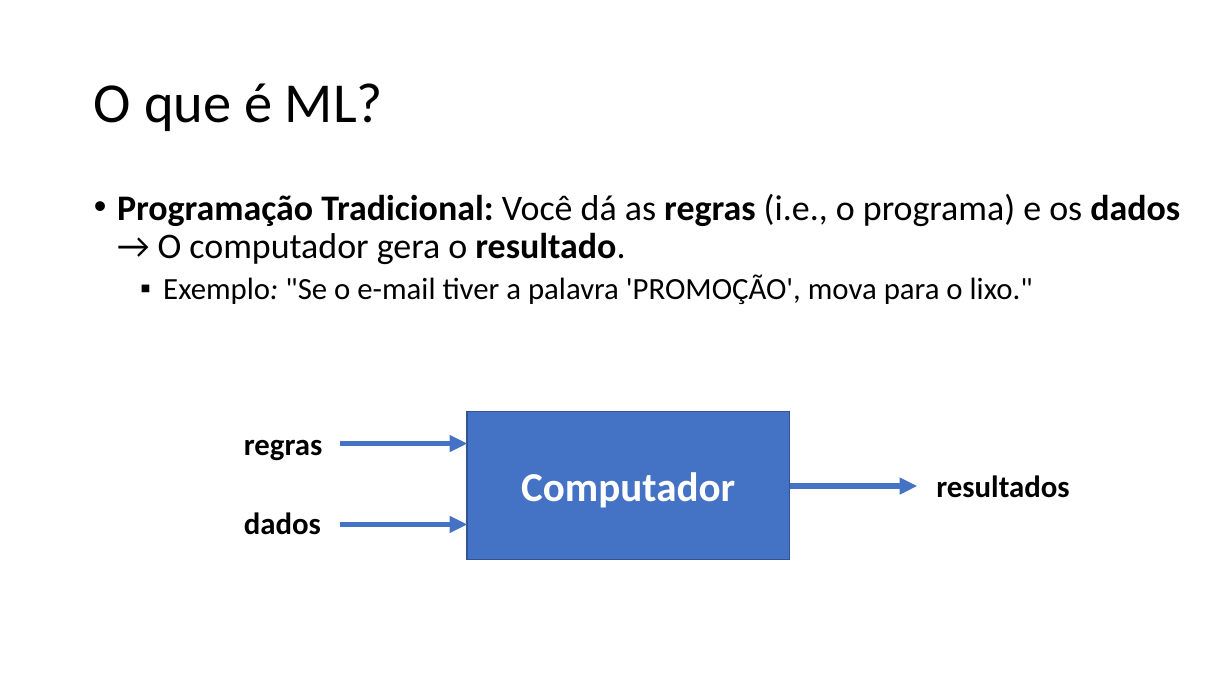
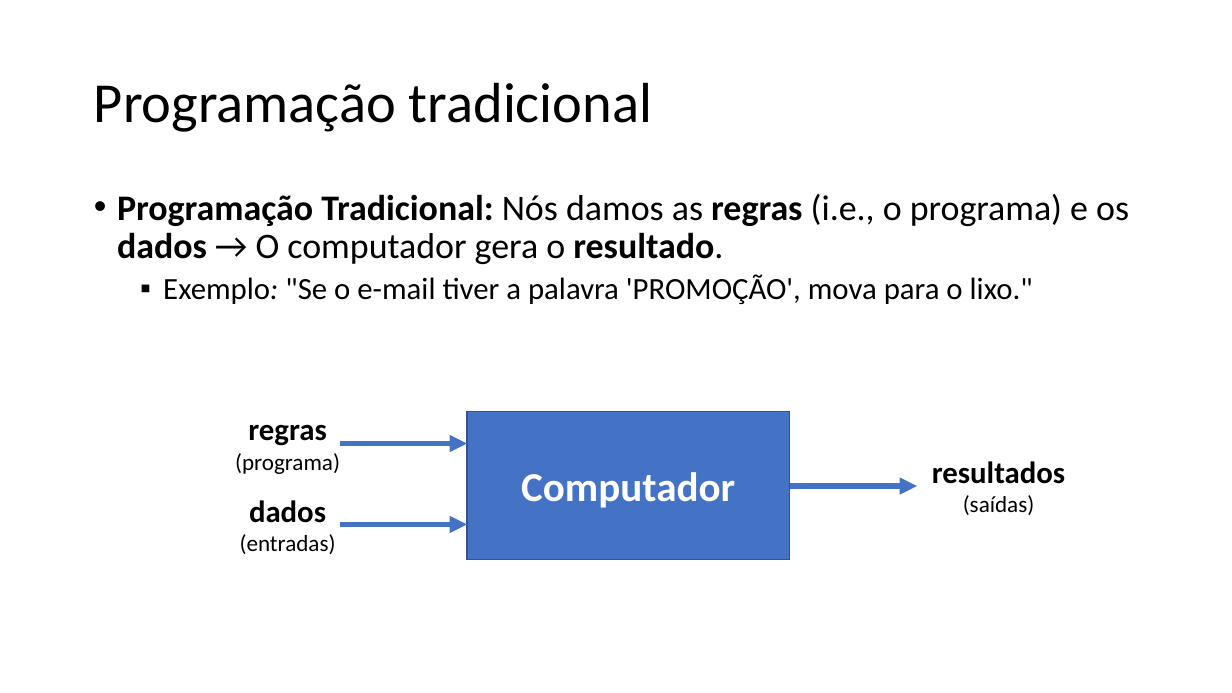
Before and after one commit to zz4fap/c24_inteligencia_artificial, a slide deck: slide 4 of slides/C24_Paradigmas.pptx (slide 3 before the commit). Drawn at 1232x693 pixels with LibreOffice and Linux fonts; fonts in the diff are those of the drawing. Boxes give left, top, right and bottom in pixels: in the first picture for what was removed or moved away, otherwise in the second. Text is boxed around its words. In the diff, an @@ line names an element or a change of style, - is before the commit and + after.

```diff
--- a/slides/C24_Paradigmas.pptx
+++ b/slides/C24_Paradigmas.pptx
@@ title at (94,82,652,132): text changed @@
-O que é ML?
+Programação tradicional
@@ text at (117,194,1129,264): text changed @@
-• Programação Tradicional: Você dá as regras (i.e., o programa) e os dados → O computador gera o resultado.
+• Programação Tradicional: Nós damos as regras (i.e., o programa) e os dados → O computador gera o resultado.
@@ text "regras": place and size @@
-text "regras" at (244,439,322,461)
+text "regras" at (235,424,340,474)
@@ text at (248,424,326,446): alignment left to centre @@
@@ text "resultados": place and size @@
-text "resultados" at (936,475,1069,498)
+text "resultados" at (932,461,1065,515)
@@ text at (235,453,340,474): paragraph added @@
+(programa)
@@ text "dados": place and size @@
-text "dados" at (244,512,321,535)
+text "dados" at (240,500,336,554)
@@ text at (249,500,326,523): alignment left to centre @@
@@ text at (963,495,1035,515): paragraph added @@
+(saídas)
@@ text at (240,534,336,554): paragraph added @@
+(entradas)
```
Also in this commit, not shown: 15 other slides changed, 10 slides added, 1 slide removed, 1 other file.
